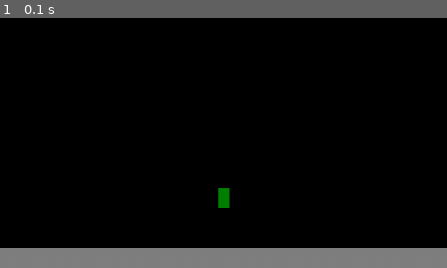
Above: before the commit, frame 1.
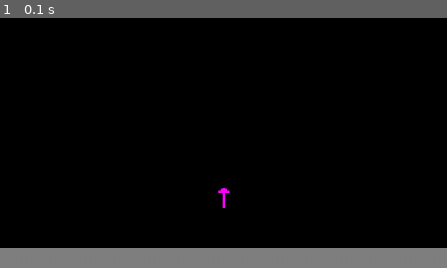
Above: after the commit, the same moment.

Repository: Benricheson101/CS370-Bravo
Game: pygame game, started from main.py
Two runs of this game, one before a commit and one after it. Both use one fixed random seed, a clock stepped at 60 frames per second and the inputs below.
Inputs:
- Up to frame 1 (0.1 s): no input
The pictures show only the part of the screen within x 1-51%, y 50-100%; the shares and areas given below are measured in that part.

The runs differ from the first frame. In frame 1, 0.2% of the frame differs, in the area x 48-52%, y 68-76%.

Commit message:
added teleport sprite. Removed purple color

Diff:
--- a/constants.py
+++ b/constants.py
@@ -39,4 +39,3 @@
 WHITE = Color(0x000000FF)
 YELLOW = Color(0xFFFF00FF)
 ORANGE = Color(0xAA5500FF)
-PURPLE = Color(0x800080)
--- a/entities/teleport.py
+++ b/entities/teleport.py
@@ -1,11 +1,10 @@
-from constants import PURPLE
 from entities.player import Player
 from renderer.cell import Cell
 
 class Teleport(Cell):
     def __init__(self) -> None:
         super().__init__()
-        self.image.fill(PURPLE)
+        self.load_sprite("./sprites/teleport.png")
 
     def on_collision(self, cell: "Cell") -> bool:
         if isinstance(cell, Player):
